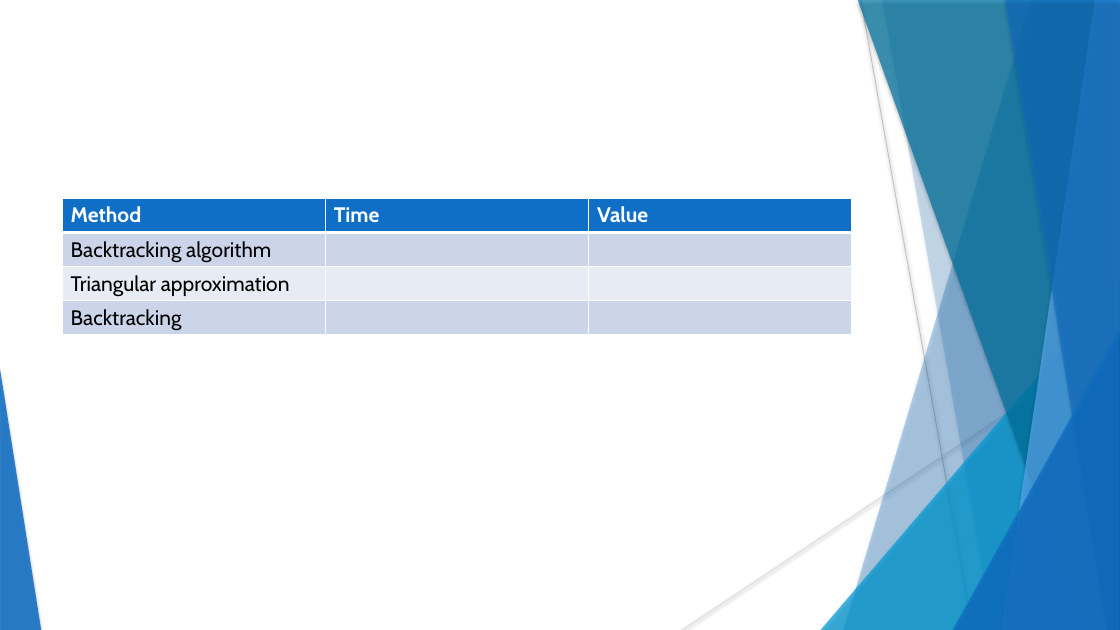
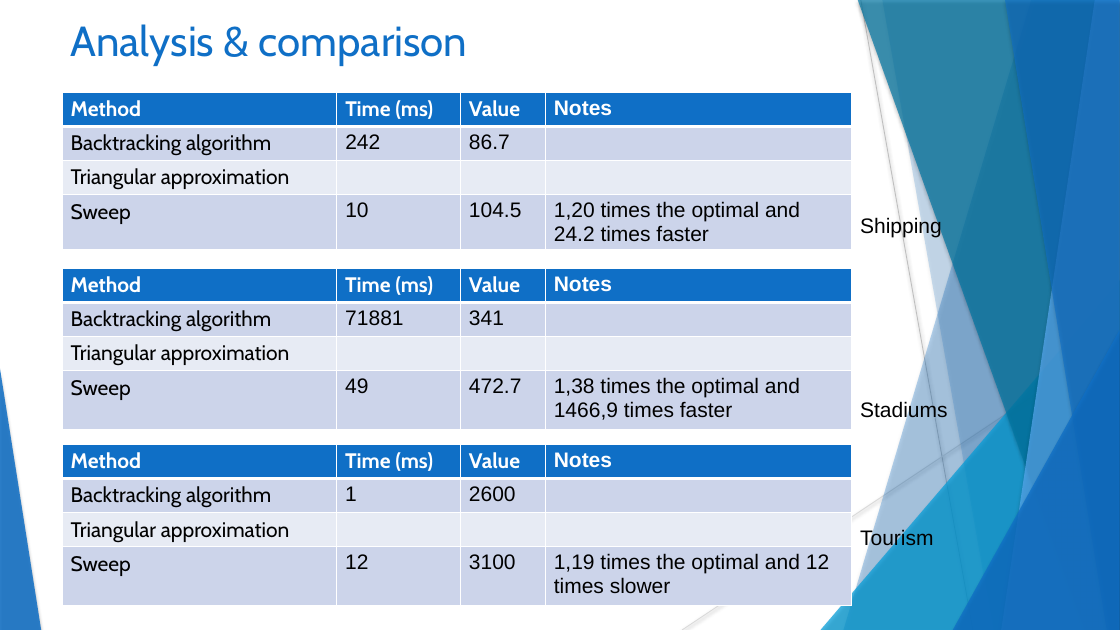
Before and after one commit to Spleentery/DA_TSP_Project-2, a slide deck: slide 29 of docs/Project 2.pptx. Drawn at 1120x630 pixels with LibreOffice and Linux fonts; fonts in the diff are those of the drawing. Boxes give left, top, right and bottom in pixels: in the first picture for what was removed or moved away, otherwise in the second. Text is boxed around its words. In the diff, an @@ line names an element or a change of style, - is before the commit and + after.

```diff
--- a/docs/Project 2.pptx
+++ b/docs/Project 2.pptx
@@ title added at <box>70,24,467,66</box>, 36 pt, text #0F6FC6 @@
+Analysis & comparison
@@ table added at <box>62,92,852,254</box>, 4 rows, 4 columns @@
+Method | Time (ms) | Value | Notes
+Backtracking algorithm | 242 | 86.7 | 
+Triangular approximation |  |  | 
+Sweep | 10 | 104.5 | 1,20 times the optimal and 24.2 times faster
@@ text added at <box>860,217,942,238</box>, 18 pt, text #000000 @@
+Shipping
@@ table at <box>62,268,852,505</box> @@
-column 1: Method | Backtracking algorithm | Triangular approximation | Backtracking
-column 2: Time |  |  | 
-column 3: Value |  |  | 
+column 1: Method | Backtracking algorithm | Triangular approximation | Sweep
+column 2: Time (ms) | 71881 |  | 49
+column 3: Value | 341 |  | 472.7
+column 4: Notes |  |  | 1,38 times the optimal and 1466,9 times faster
@@ table: place and size @@
-table at <box>62,198,851,335</box>
+table at <box>62,268,852,505</box>
@@ text added at <box>860,400,947,421</box>, 18 pt, text #000000 @@
+Stadiums
@@ table added at <box>62,444,852,606</box>, 4 rows, 4 columns @@
+Method | Time (ms) | Value | Notes
+Backtracking algorithm | 1 | 2600 | 
+Triangular approximation |  |  | 
+Sweep | 12 | 3100 | 1,19 times the optimal and 12 times slower
@@ text added at <box>860,529,933,550</box>, 18 pt, text #000000 @@
+Tourism
```
Also in this commit, not shown: 8 other slides changed, 1 slide added, 1 slide removed, 2 other files.
